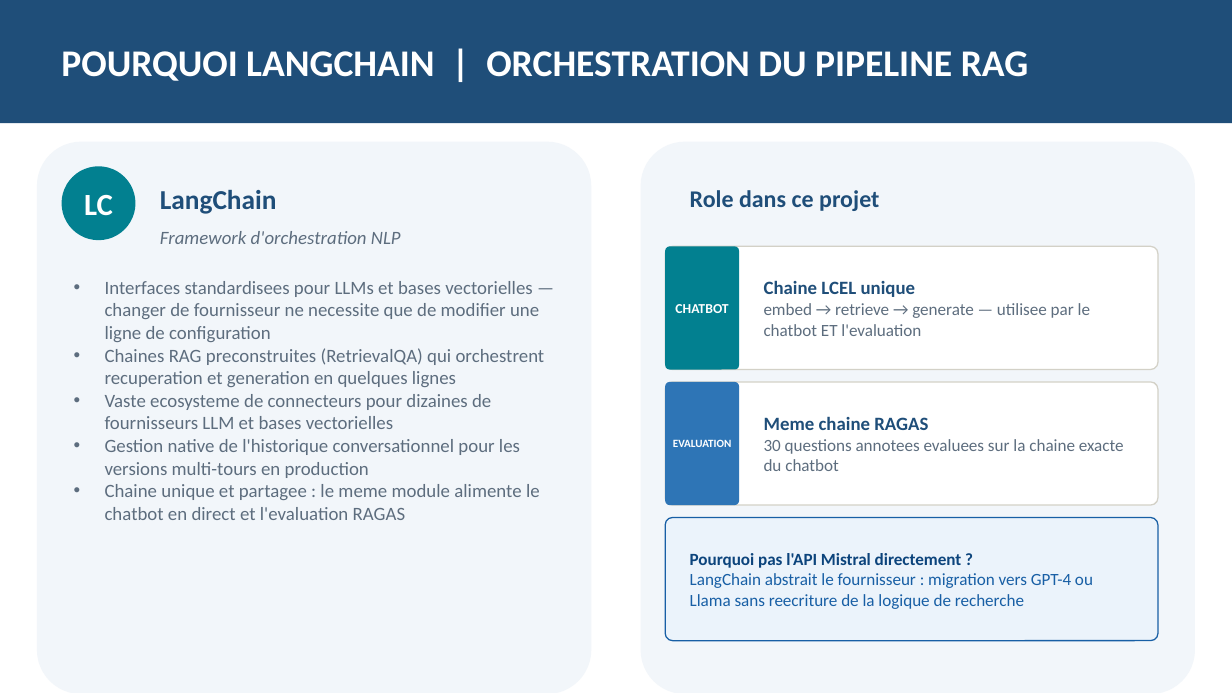
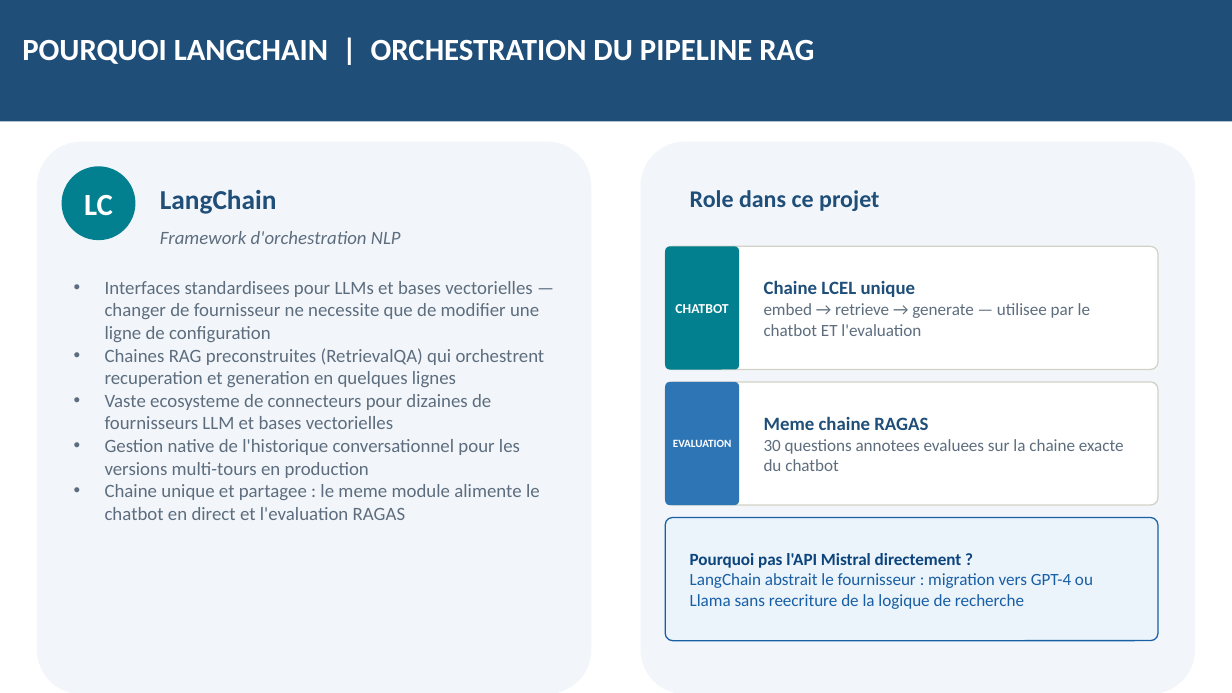
Before and after one commit to hhdonglo/project_11, a slide deck: slide 7 of presentation_puls_events_FR.pptx. Drawn at 1232x693 pixels with LibreOffice and Linux fonts; fonts in the diff are those of the drawing. Boxes give left, top, right and bottom in pixels: in the first picture for what was removed or moved away, otherwise in the second. Text is boxed around its words. In the diff, an @@ line names an element or a change of style, - is before the commit and + after.

```diff
--- a/presentation_puls_events_FR.pptx
+++ b/presentation_puls_events_FR.pptx
@@ text "POURQUOI LANGCHAIN | ORCHESTRATION DU ...": place and size @@
-text "POURQUOI LANGCHAIN | ORCHESTRATION DU ..." at [61,51,1028,81]
+text "POURQUOI LANGCHAIN | ORCHESTRATION DU ..." at [22,40,814,64]
@@ text "POURQUOI LANGCHAIN | ORCHESTRATION DU ..." at [22,40,814,64]: size 22 to 18 pt; vertical alignment middle to top @@
```
Also in this commit, not shown: 8 other slides changed, 7 other files.
